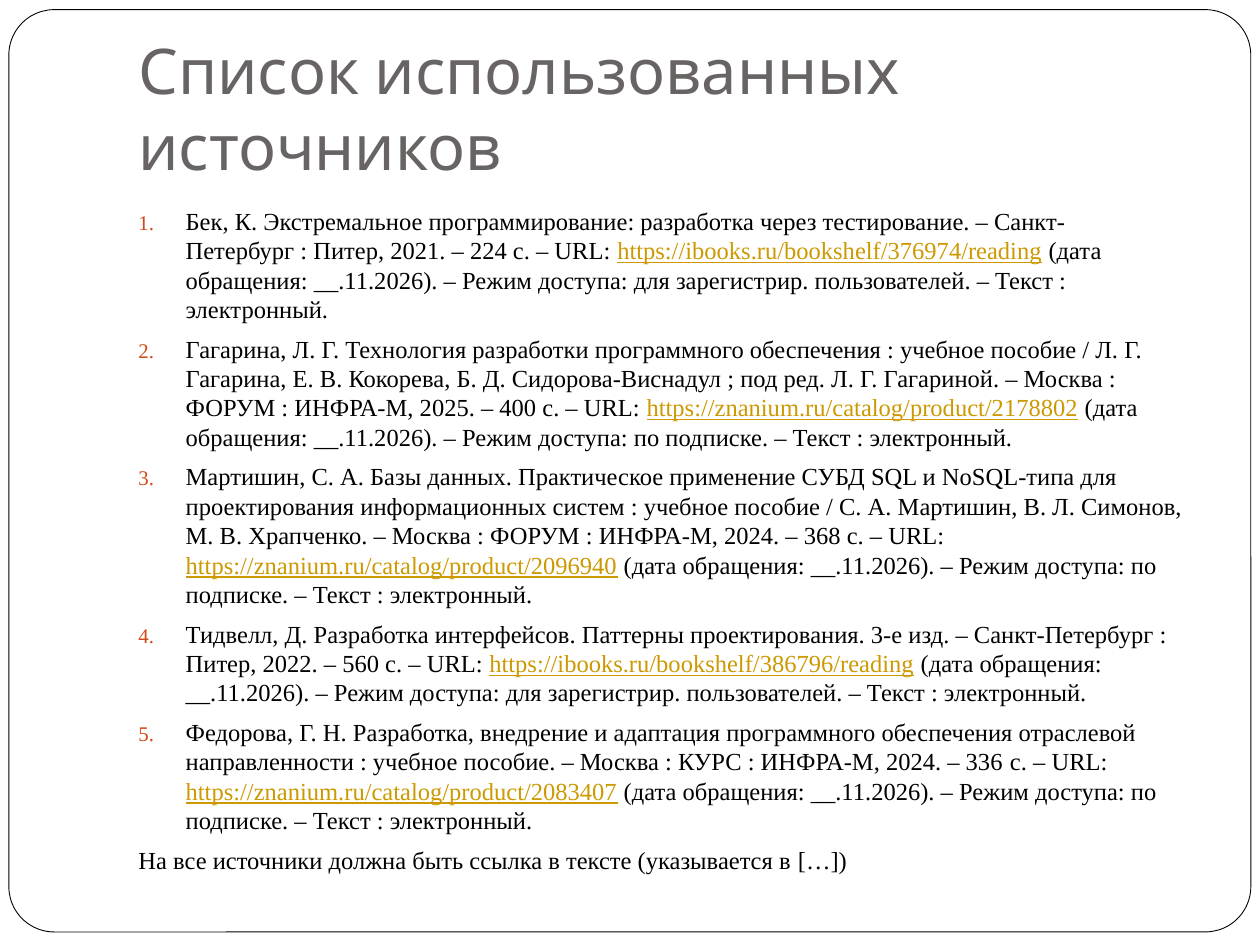
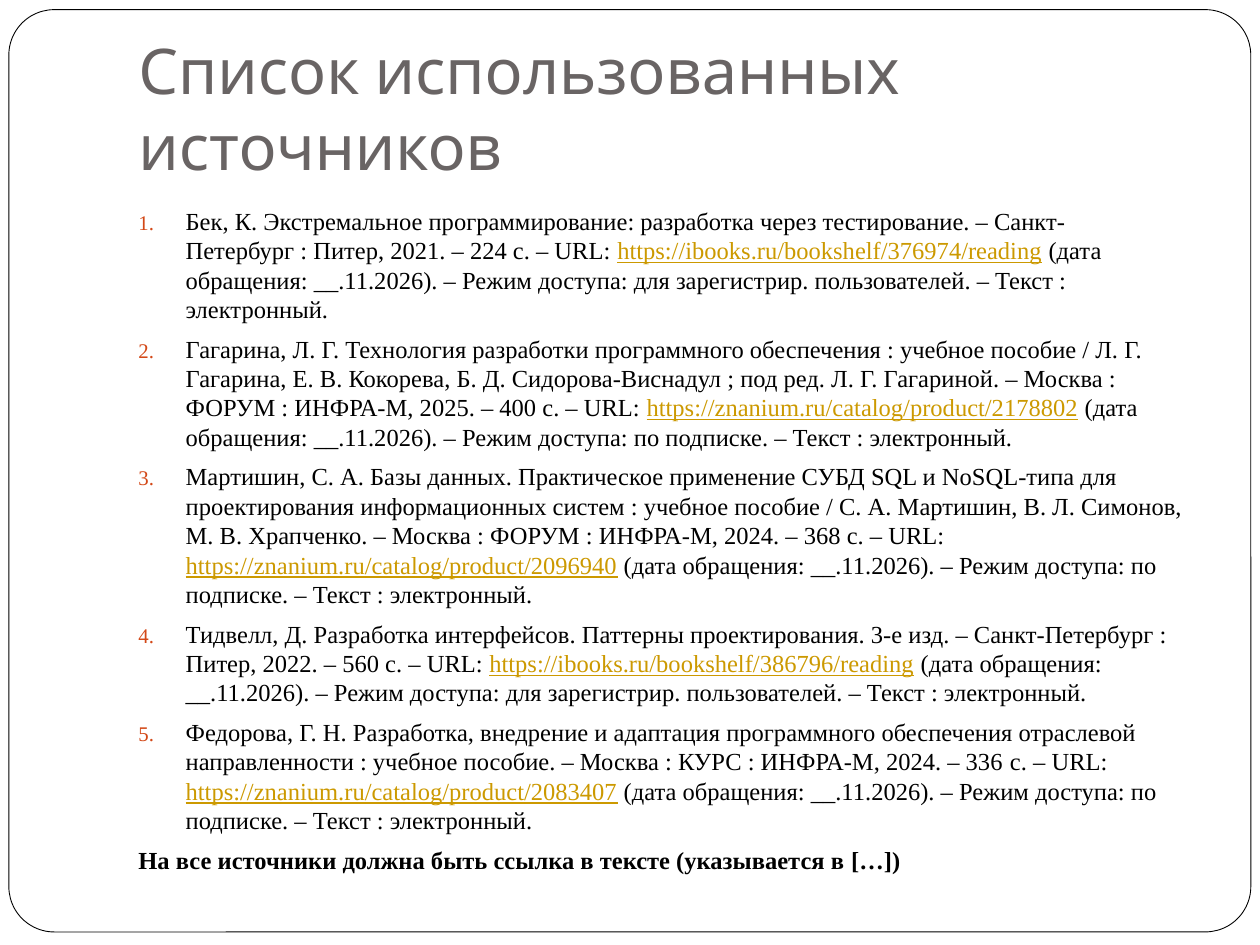
Before and after one commit to zombich/Labs4Course, a slide deck: slide 21 of МДК.02.01 ТРПО/КП/Курсовое проектирование 2026.pptx. Drawn at 1260x945 pixels with LibreOffice and Linux fonts; fonts in the diff are those of the drawing. Boxes give left, top, right and bottom in pixels: in the first picture for what was removed or moved away, otherwise in the second. Text is boxed around its words. In the diff, an @@ line names an element or a change of style, - is before the commit and + after.

```diff
--- a/МДК.02.01 ТРПО/КП/Курсовое проектирование 2026.pptx
+++ b/МДК.02.01 ТРПО/КП/Курсовое проектирование 2026.pptx
@@ text at bbox=[138, 851, 844, 875]: bold on in "На все источники должна быть ссылка в ..." @@
```
Also in this commit, not shown: 3 other files.
